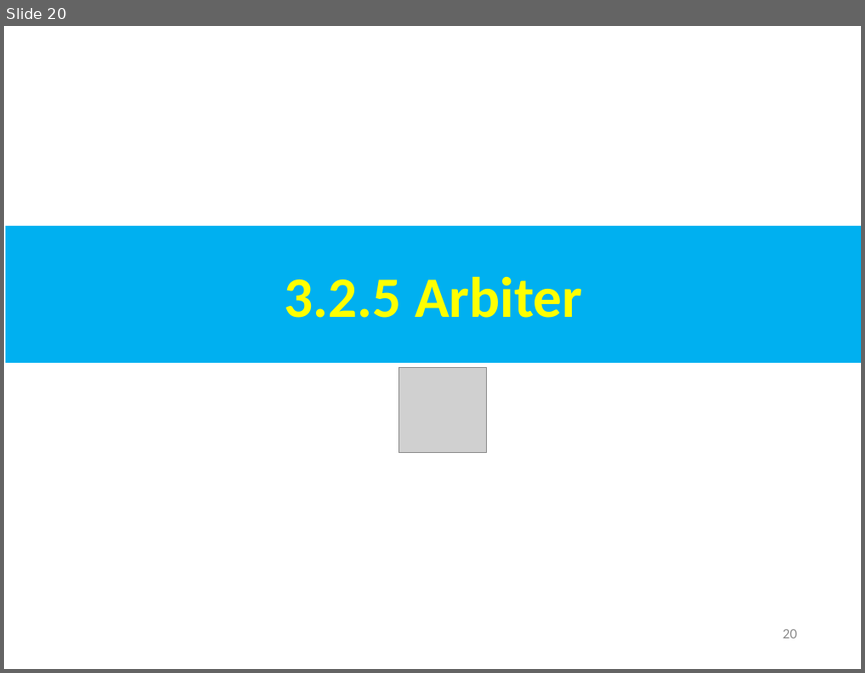
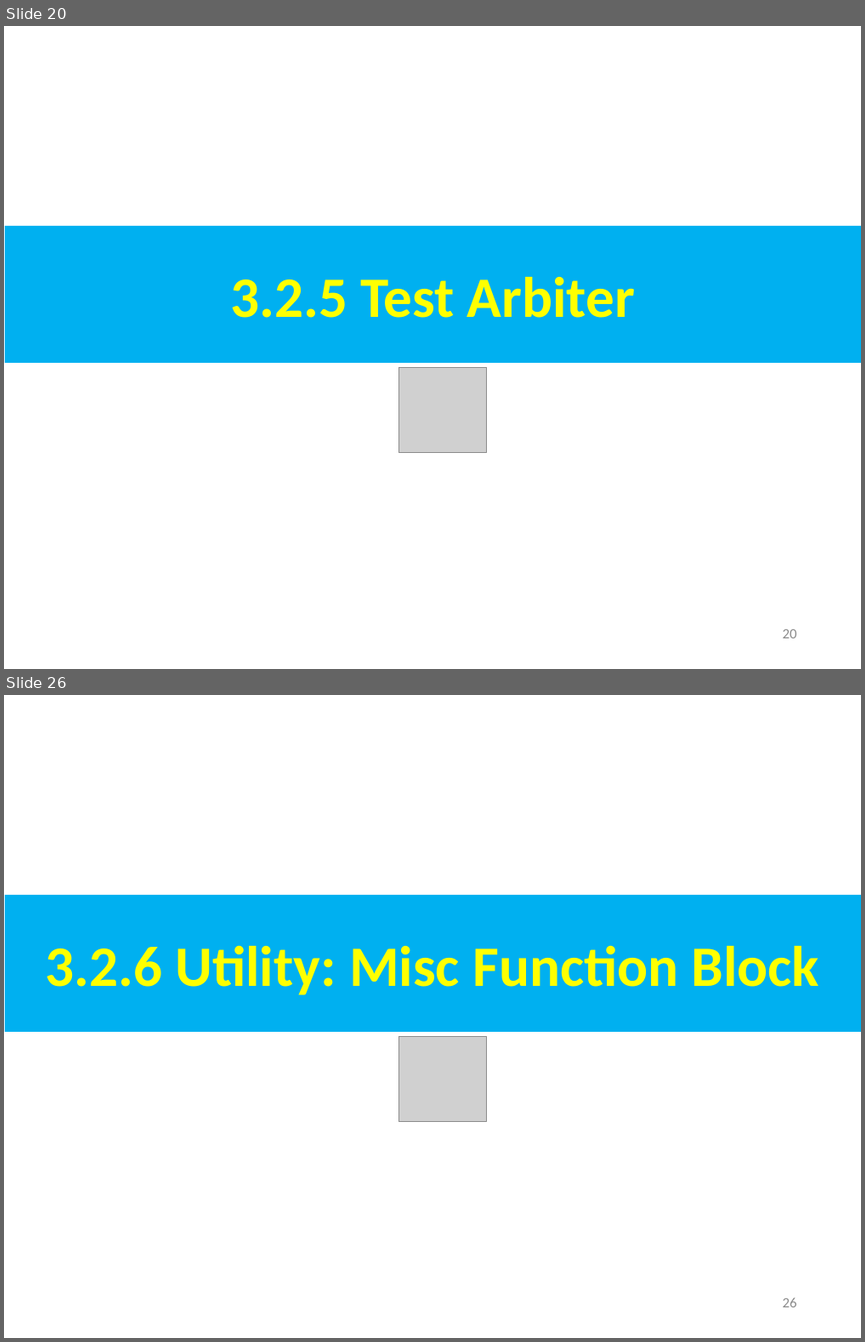
Before and after one commit to peterhchen/AIU_CS800_Chisel, a slide deck: 300_UCB_BC/003.2_StdLib/000_Video/003.2_StdLib.ppt. Shown one above the other, each under a label of ours: slide 20 before the commit, slides 20 and 26 after it; the slides between them are not shown. The pictures are 865x673 and 865x1342 pixels, drawn with LibreOffice and Linux fonts; fonts in the diff are those of the drawing; grey boxes stand for pictures. Boxes give left, top, right and bottom in pixels: in the first picture for what was removed or moved away, otherwise in the second. Text is boxed around its words. In the diff, an @@ line names an element or a change of style, - is before the commit and + after.

```diff
--- a/300_UCB_BC/003.2_StdLib/000_Video/003.2_StdLib.ppt
+++ b/300_UCB_BC/003.2_StdLib/000_Video/003.2_StdLib.ppt
@@ slide 26 added at <box>4,695,861,1338</box>, background #FFFFFF @@
@@ rectangle added at <box>5,895,861,1032</box>, fill #00B0F0, 48 pt, text #FFFF00, bold @@
+3.2.6 Utility: Misc Function Block
@@ picture added at <box>399,1037,487,1122</box> @@
@@ page number added at <box>783,1298,797,1307</box>, 12 pt, text #8B8B8B @@
+26
@@ slide 20 changed as well @@
@@ text in rectangle at <box>230,277,635,318</box>: text changed @@
-3.2.5 Arbiter
+3.2.5 Test Arbiter
```
Also in this commit, not shown: 9 other slides changed, 18 other slides added.
